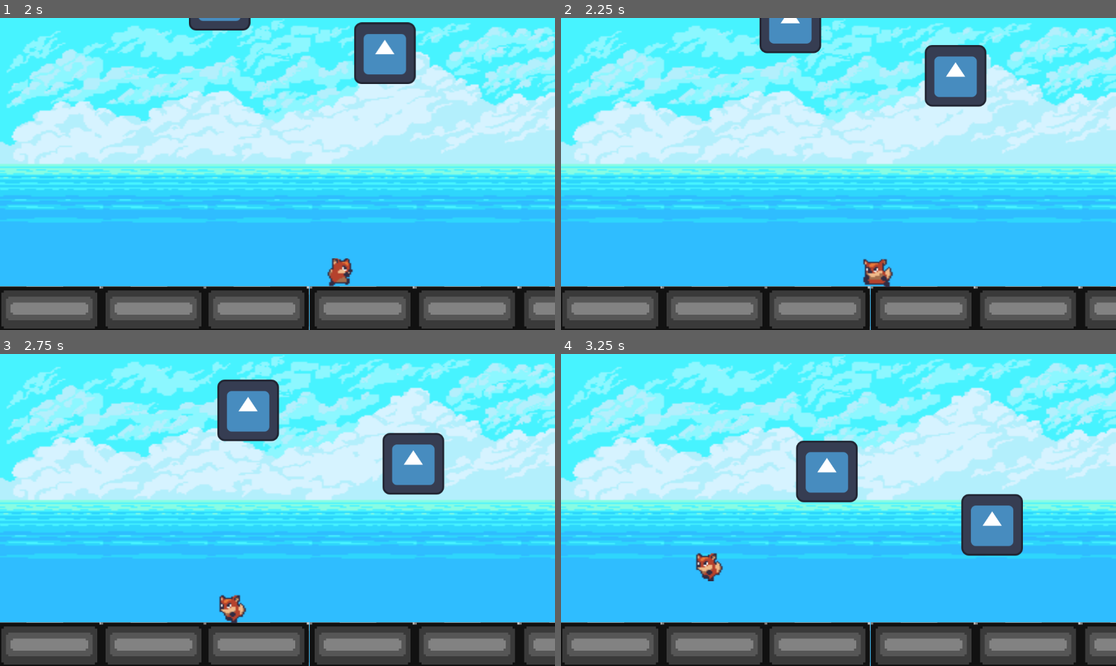
Above: before the commit, frames 1-4 (two rows, left to right).
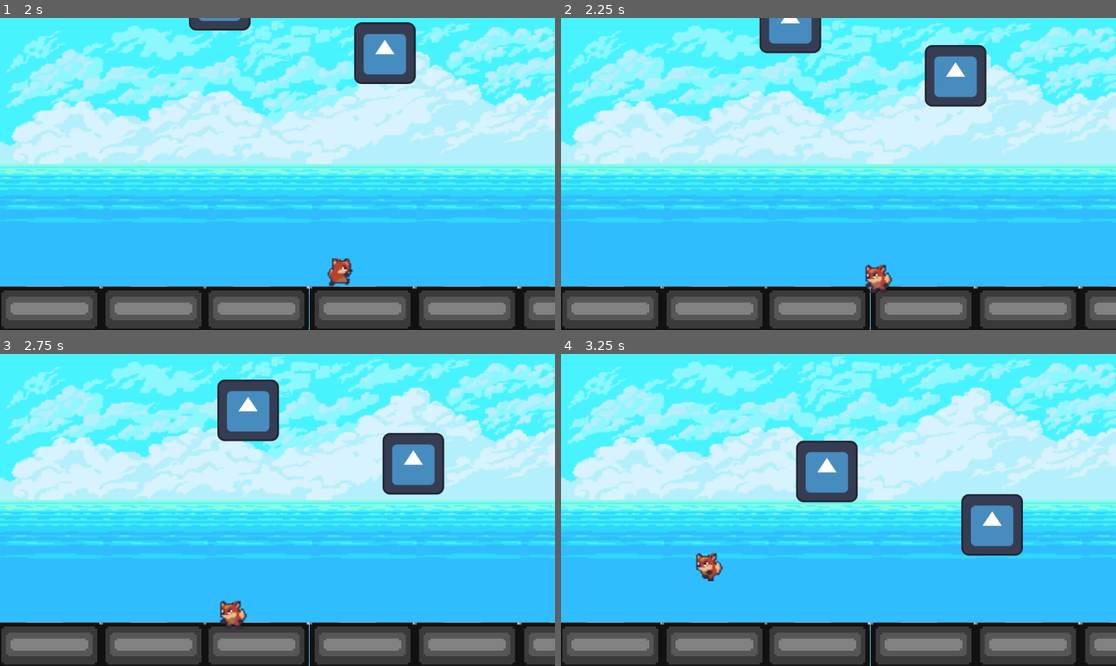
Above: after the commit, the same moments.

Repository: tzchrzanowski/pixel_godot
Game: Godot game, scene res://GameLevel.tscn
The game is run twice, just before and just after one commit, with the same random seed, the same clock (stepped at 60 frames per second) and the same inputs. This scene is started directly instead of the project's main scene. The engine's default icon, where the game draws it, is replaced by a stand-in: a white triangle on a blue panel in a dark square.
Inputs:
- Up to frame 1 (2 s): tap Enter (ui_accept) at 0.5, 0.77, 1.52 s; hold S (crouch, bound only after the commit) 0.53-1.28 s; hold D (new_right) from 0.53 s (still down); tap S (crouch, bound only after the commit) at 1.35 s
- Up to frame 2 (2.25 s): release D (new_right) at 2.03 s; hold A (new_left) from 2.03 s (still down); hold S (crouch, bound only after the commit) from 2.03 s (still down)
- Up to frame 3 (2.75 s): keep holding A (new_left); keep holding S (crouch, bound only after the commit)
- Up to frame 4 (3.25 s): keep holding A (new_left); release S (crouch, bound only after the commit) at 2.78 s; tap S (crouch, bound only after the commit) at 2.85 s; tap Enter (ui_accept) at 3.02 s

Frame 1 is identical in both runs. In frame 2, 0.4% of the frame differs, in the area x 54-60%, y 77-89%; in frame 3, 0.4%; in frame 4, nothing differs.

Commit message:
added crouching action and animation

Diff:
--- a/Player.gd
+++ b/Player.gd
@@ -42,5 +42,7 @@
 		velocity.x = move_toward(velocity.x, 0, SPEED)
 		$animatedSprite2D.play("idle");
 
+	if Input.is_action_pressed("crouch") and is_on_floor():
+		$animatedSprite2D.play("crouch");
 
 	move_and_slide()
--- a/Player.tscn
+++ b/Player.tscn
@@ -1,6 +1,7 @@
-[gd_scene load_steps=16 format=3 uid="uid://drq04fe2kbqvj"]
+[gd_scene load_steps=26 format=3 uid="uid://drq04fe2kbqvj"]
 
 [ext_resource type="Script" path="res://Player.gd" id="1_g30xy"]
+[ext_resource type="Texture2D" uid="uid://b1ouc56m782gr" path="res://resources/player_animation/player.png" id="2_ji6sf"]
 [ext_resource type="Texture2D" uid="uid://de2du7b8n34je" path="res://resources/player_animation/idle/idle_1.png" id="2_weuae"]
 [ext_resource type="Texture2D" uid="uid://dq1ahxmqhjfhu" path="res://resources/player_animation/idle/idle_2.png" id="3_2oqbd"]
 [ext_resource type="Texture2D" uid="uid://6uqa4imjrixg" path="res://resources/player_animation/idle/idle_3.png" id="4_wpcf2"]
@@ -18,9 +19,87 @@
 radius = 398.744
 height = 907.486
 
+[sub_resource type="AtlasTexture" id="AtlasTexture_l6xpe"]
+atlas = ExtResource("2_ji6sf")
+region = Rect2(0, 64, 33, 32)
+
+[sub_resource type="AtlasTexture" id="AtlasTexture_vkwre"]
+atlas = ExtResource("2_ji6sf")
+region = Rect2(33, 64, 33, 32)
+
+[sub_resource type="AtlasTexture" id="AtlasTexture_hwyta"]
+atlas = ExtResource("2_ji6sf")
+region = Rect2(66, 64, 33, 32)
+
+[sub_resource type="AtlasTexture" id="AtlasTexture_ntits"]
+atlas = ExtResource("2_ji6sf")
+region = Rect2(99, 64, 33, 32)
+
+[sub_resource type="AtlasTexture" id="AtlasTexture_8pi32"]
+atlas = ExtResource("2_ji6sf")
+region = Rect2(0, 96, 33, 32)
+
+[sub_resource type="AtlasTexture" id="AtlasTexture_mgx06"]
+atlas = ExtResource("2_ji6sf")
+region = Rect2(33, 96, 33, 32)
+
+[sub_resource type="AtlasTexture" id="AtlasTexture_bt7jd"]
+atlas = ExtResource("2_ji6sf")
+region = Rect2(66, 96, 33, 32)
+
+[sub_resource type="AtlasTexture" id="AtlasTexture_olcdp"]
+atlas = ExtResource("2_ji6sf")
+region = Rect2(0, 128, 33, 32)
+
+[sub_resource type="AtlasTexture" id="AtlasTexture_i1yjw"]
+atlas = ExtResource("2_ji6sf")
+region = Rect2(33, 128, 33, 32)
+
 [sub_resource type="SpriteFrames" id="SpriteFrames_fpoxt"]
 resource_local_to_scene = true
 animations = [{
+"frames": [{
+"duration": 1.0,
+"texture": SubResource("AtlasTexture_l6xpe")
+}, {
+"duration": 1.0,
+"texture": SubResource("AtlasTexture_vkwre")
+}, {
+"duration": 1.0,
+"texture": SubResource("AtlasTexture_hwyta")
+}, {
+"duration": 1.0,
+"texture": SubResource("AtlasTexture_ntits")
+}],
+"loop": true,
+"name": &"climb",
+"speed": 5.0
+}, {
+"frames": [{
+"duration": 1.0,
+"texture": SubResource("AtlasTexture_8pi32")
+}, {
+"duration": 1.0,
+"texture": SubResource("AtlasTexture_mgx06")
+}, {
+"duration": 1.0,
+"texture": SubResource("AtlasTexture_bt7jd")
+}],
+"loop": true,
+"name": &"crouch",
+"speed": 5.0
+}, {
+"frames": [{
+"duration": 1.0,
+"texture": SubResource("AtlasTexture_olcdp")
+}, {
+"duration": 1.0,
+"texture": SubResource("AtlasTexture_i1yjw")
+}],
+"loop": true,
+"name": &"damaged",
+"speed": 5.0
+}, {
 "frames": [{
 "duration": 1.0,
 "texture": ExtResource("2_weuae")
@@ -86,4 +165,5 @@
 [node name="animatedSprite2D" type="AnimatedSprite2D" parent="."]
 scale = Vector2(30.2995, 26.394)
 sprite_frames = SubResource("SpriteFrames_fpoxt")
-animation = &"jump"
+animation = &"run"
+frame_progress = 0.321152
--- a/project.godot
+++ b/project.godot
@@ -20,10 +20,24 @@
 new_left={
 "deadzone": 0.5,
 "events": [Object(InputEventKey,"resource_local_to_scene":false,"resource_name":"","device":0,"window_id":0,"alt_pressed":false,"shift_pressed":false,"ctrl_pressed":false,"meta_pressed":false,"pressed":false,"keycode":0,"physical_keycode":65,"key_label":0,"unicode":0,"echo":false,"script":null)
+, Object(InputEventKey,"resource_local_to_scene":false,"resource_name":"","device":-1,"window_id":0,"alt_pressed":false,"shift_pressed":false,"ctrl_pressed":false,"meta_pressed":false,"pressed":false,"keycode":0,"physical_keycode":4194319,"key_label":0,"unicode":0,"echo":false,"script":null)
 ]
 }
 new_right={
 "deadzone": 0.5,
 "events": [Object(InputEventKey,"resource_local_to_scene":false,"resource_name":"","device":0,"window_id":0,"alt_pressed":false,"shift_pressed":false,"ctrl_pressed":false,"meta_pressed":false,"pressed":false,"keycode":0,"physical_keycode":68,"key_label":0,"unicode":0,"echo":false,"script":null)
+, Object(InputEventKey,"resource_local_to_scene":false,"resource_name":"","device":-1,"window_id":0,"alt_pressed":false,"shift_pressed":false,"ctrl_pressed":false,"meta_pressed":false,"pressed":false,"keycode":0,"physical_keycode":4194321,"key_label":0,"unicode":0,"echo":false,"script":null)
 ]
 }
+crouch={
+"deadzone": 0.5,
+"events": [Object(InputEventKey,"resource_local_to_scene":false,"resource_name":"","device":0,"window_id":0,"alt_pressed":false,"shift_pressed":false,"ctrl_pressed":false,"meta_pressed":false,"pressed":false,"keycode":0,"physical_keycode":83,"key_label":0,"unicode":0,"echo":false,"script":null)
+, Object(InputEventKey,"resource_local_to_scene":false,"resource_name":"","device":-1,"window_id":0,"alt_pressed":false,"shift_pressed":false,"ctrl_pressed":false,"meta_pressed":false,"pressed":false,"keycode":0,"physical_keycode":4194322,"key_label":0,"unicode":0,"echo":false,"script":null)
+]
+}
+new_up={
+"deadzone": 0.5,
+"events": [Object(InputEventKey,"resource_local_to_scene":false,"resource_name":"","device":0,"window_id":0,"alt_pressed":false,"shift_pressed":false,"ctrl_pressed":false,"meta_pressed":false,"pressed":false,"keycode":0,"physical_keycode":4194320,"key_label":0,"unicode":0,"echo":false,"script":null)
+, Object(InputEventKey,"resource_local_to_scene":false,"resource_name":"","device":0,"window_id":0,"alt_pressed":false,"shift_pressed":false,"ctrl_pressed":false,"meta_pressed":false,"pressed":false,"keycode":0,"physical_keycode":87,"key_label":0,"unicode":0,"echo":false,"script":null)
+]
+}
Binary file added: resources/player_animation/player.png
Not shown, added: resources/player_animation/player.png.import
